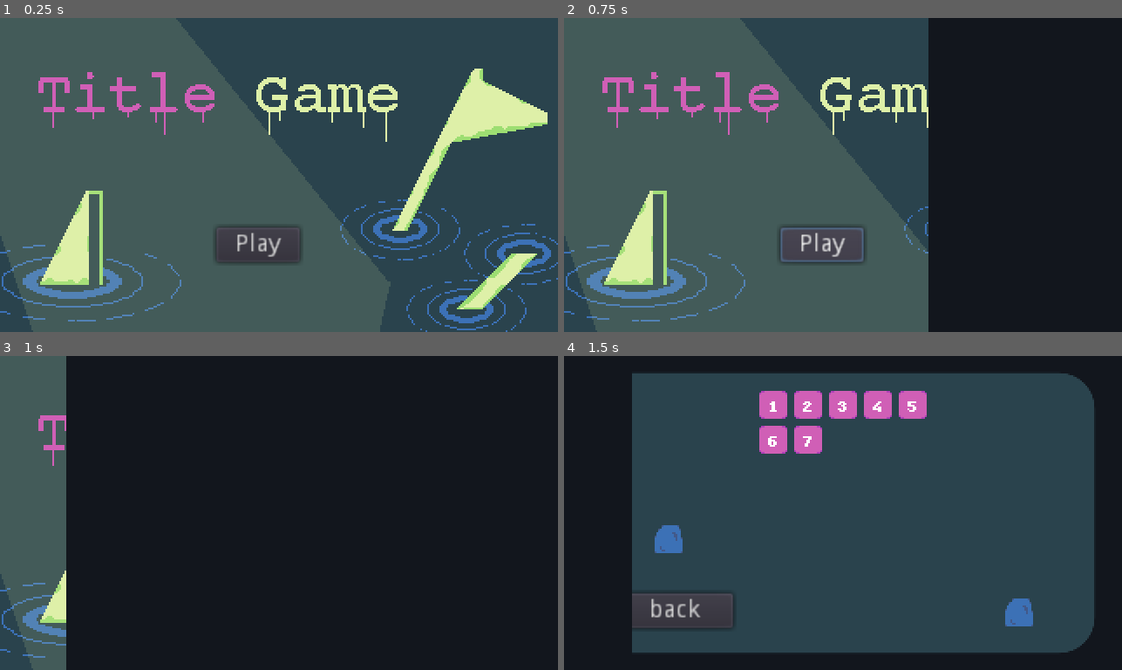
Above: before the commit, frames 1-4 (two rows, left to right).
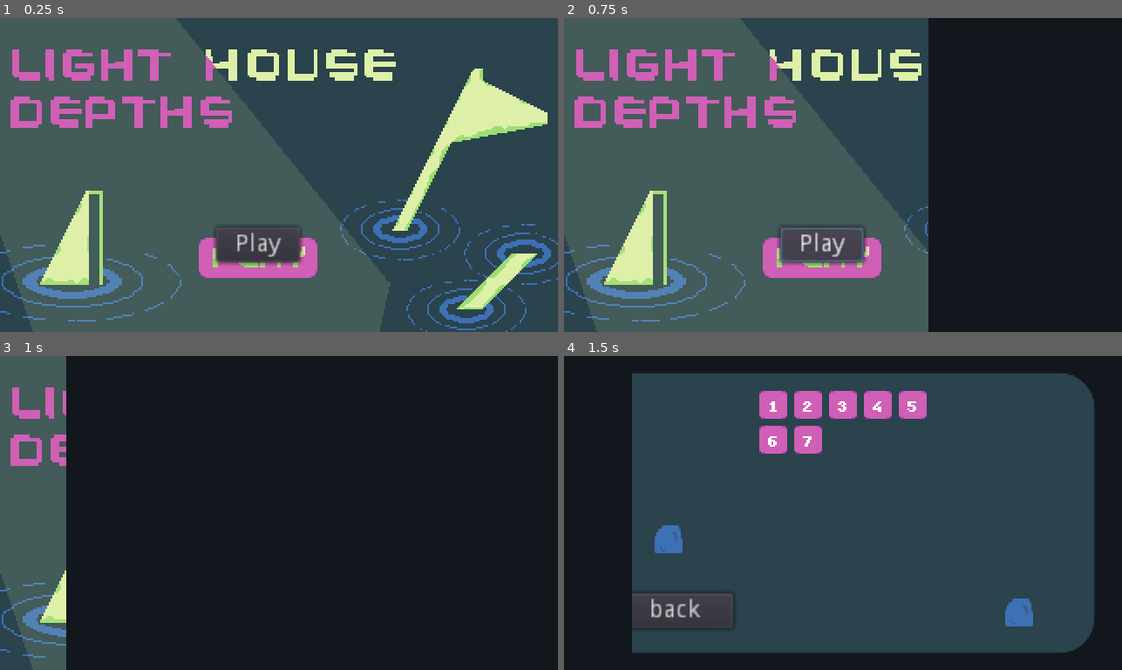
Above: after the commit, the same moments.

Repository: genericuser990/GameJamTowerTheme
Game: Godot game, scene res://Scenes/SceneManager.tscn
Same seed, same stepped clock (60 frames per second), same inputs: the game is played once before the commit and once after it.
Inputs (mouse positions are in pixels of both pictures, inside the frame that each line leads up to):
- Up to frame 1 (0.25 s): no input
- Up to frame 2 (0.75 s): click "Play" at 0.5 s
- Up to frame 3 (1 s): no input
- Up to frame 4 (1.5 s): move the mouse to (965, 497) at 1.27 s; hold Right (moveRight) from 1.28 s (still down)

The runs differ from the first frame. In frame 1, 8.1% of the frame differs, in the area x 1-72%, y 10-83%; in frame 2, 7.4%; in frame 3, 1.1%; in frame 4, nothing differs.

Commit message:
button sprites

Diff:
--- a/Scenes/AudioManager.tscn
+++ b/Scenes/AudioManager.tscn
@@ -1,10 +1,8 @@
-[gd_scene load_steps=7 format=2]
+[gd_scene load_steps=5 format=2]
 
 [ext_resource path="res://Audio/blipSelect.wav" type="AudioStream" id=1]
 [ext_resource path="res://Audio/hitHurt.wav" type="AudioStream" id=2]
-[ext_resource path="res://Audio/Credits.mp3" type="AudioStream" id=3]
 [ext_resource path="res://Scripts/AudioManager.gd" type="Script" id=4]
-[ext_resource path="res://Audio/Depth.mp3" type="AudioStream" id=5]
 [ext_resource path="res://Audio/click.wav" type="AudioStream" id=6]
 
 [node name="AudioManager" type="Node"]
@@ -17,11 +15,9 @@
 stream = ExtResource( 2 )
 
 [node name="TitleSong" type="AudioStreamPlayer" parent="."]
-stream = ExtResource( 3 )
 
 [node name="GameSong" type="AudioStreamPlayer" parent="."]
-stream = ExtResource( 5 )
 
 [node name="OnButton" type="AudioStreamPlayer" parent="."]
 stream = ExtResource( 1 )
-volume_db = 19.419
+volume_db = -10.0
--- a/Scripts/AudioManager.gd
+++ b/Scripts/AudioManager.gd
@@ -9,8 +9,8 @@
 var currentSong
 
 func _ready():
-	currentSong = titleSongPlayer
-	currentSong.playing = true
+	#currentSong = titleSongPlayer
+	#currentSong.playing = true
 	Global.setAudioManager(self)
 
 func playSelect():
Binary file added: Sprites/levelSelectButton/backButtonHover.png
Not shown, added: Sprites/levelSelectButton/backButtonHover.png.import
Binary file added: Sprites/levelSelectButton/backButtonIdle.png
Not shown, added: Sprites/levelSelectButton/backButtonIdle.png.import
Binary file added: Sprites/levelSelectButton/backButtonPressed.png
Not shown, added: Sprites/levelSelectButton/backButtonPressed.png.import
Binary file added: Sprites/levelSelectButton/playButtonHover.png
Not shown, added: Sprites/levelSelectButton/playButtonHover.png.import
Binary file added: Sprites/levelSelectButton/playButtonIdle.png
Not shown, added: Sprites/levelSelectButton/playButtonIdle.png.import
Binary file added: Sprites/levelSelectButton/playButtonPressed.png
Not shown, added: Sprites/levelSelectButton/playButtonPressed.png.import
(and 1 more such lines)
